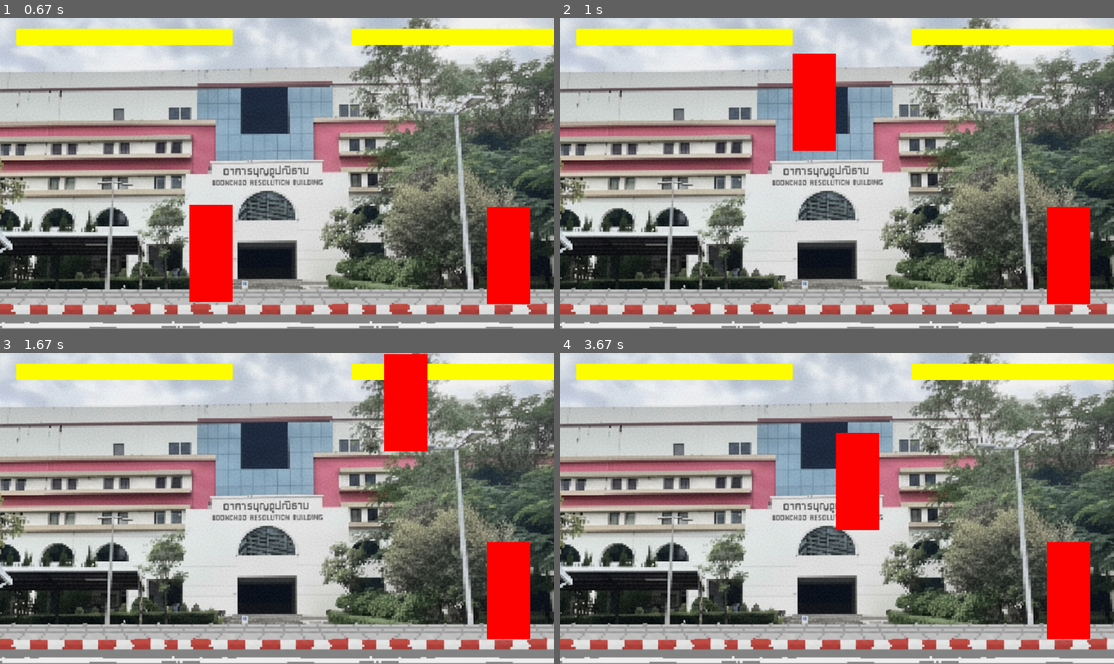
Above: before the commit, frames 1-4 (two rows, left to right).
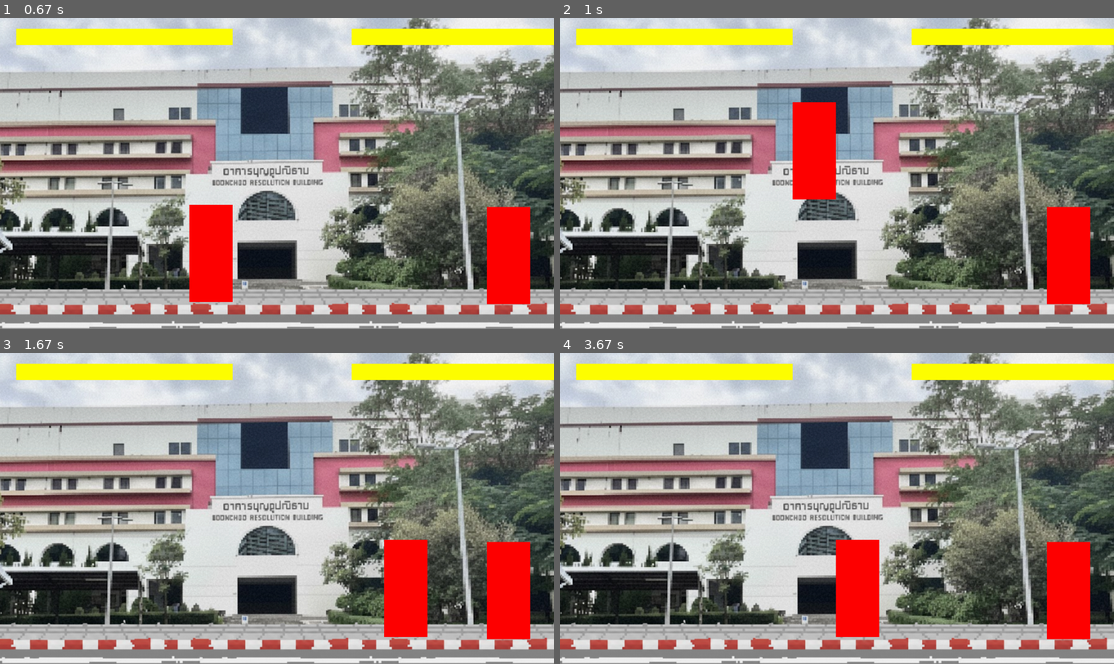
Above: after the commit, the same moments.

Repository: Blacxs23/5TuaSureJing-Python-Game-Project
Game: pygame game, started from New-game/Main.py
Same seed, same stepped clock (60 frames per second), same inputs: the game is played once before the commit and once after it.
Inputs:
- Up to frame 1 (0.67 s): hold D from 0.33 s (still down)
- Up to frame 2 (1 s): release D at 0.8 s; hold W from 0.83 s (still down)
- Up to frame 3 (1.67 s): release W at 1.13 s; hold D 1.17-1.63 s
- Up to frame 4 (3.67 s): hold A 1.67-2.2 s; hold A 2.23-2.63 s; hold W 2.67-3.03 s; hold D from 3.07 s (still down)

Frame 1 is identical in both runs. In frame 2, 2.5% of the frame differs, in the area x 42-50%, y 11-59%; in frame 3, 4.9%, in the area x 69-78%, y 0-92%; in frame 4, 4.9%.

Commit message:
make player 1 jump

Diff:
--- a/New-game/Character.py
+++ b/New-game/Character.py
@@ -7,6 +7,7 @@
     def __init__(self, x, y):
         self.rect = pygame.Rect((x,y, 80,180))
         self.vel_y = 0
+        self.jump = False
         self.health = 100
         self.attack_type = 0
 
@@ -26,8 +27,10 @@
         if key[pygame.K_d]:
             dx = speed
         #jump
-        if key[pygame.K_w]:
+        if key[pygame.K_w] and self.jump == False:
             self.vel_y = -30
+            self.jump = True
+
         #apply gravity
         self.vel_y += gravity
 
@@ -40,6 +43,7 @@
             dx = screen_width - self.rect.right
         if self.rect.bottom + dy > screen_height -50 :
             self.vel_y = 0
+            self.jump = False
             dy = screen_height - 50 - self.rect.bottom
 
         #update player position
